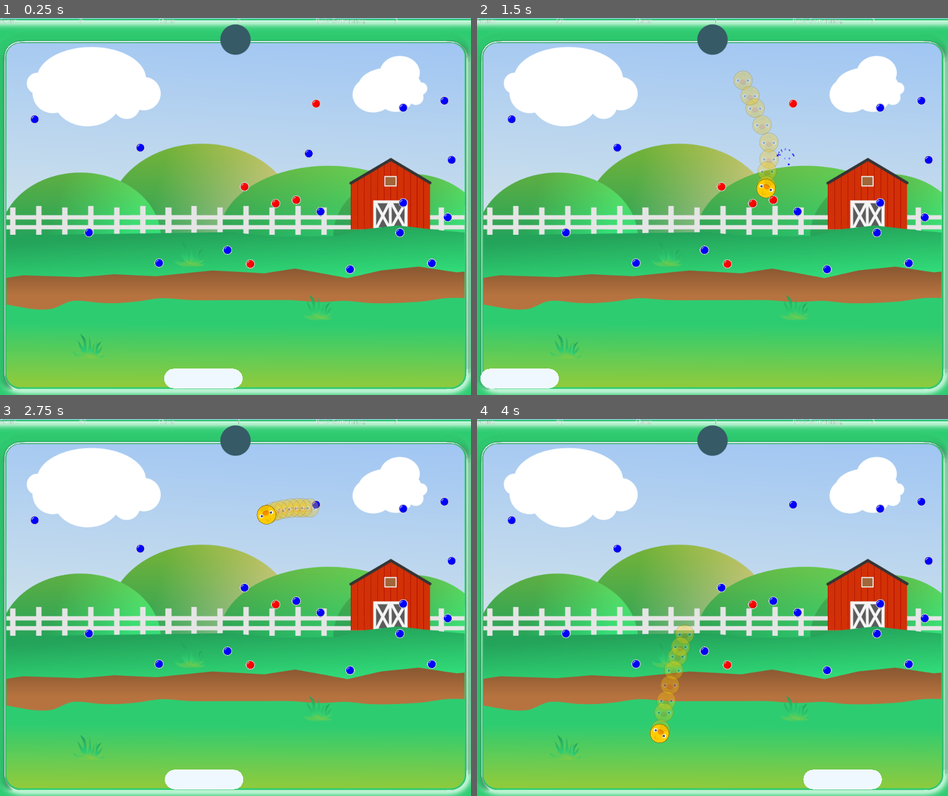
Above: before the commit, frames 1-4 (two rows, left to right).
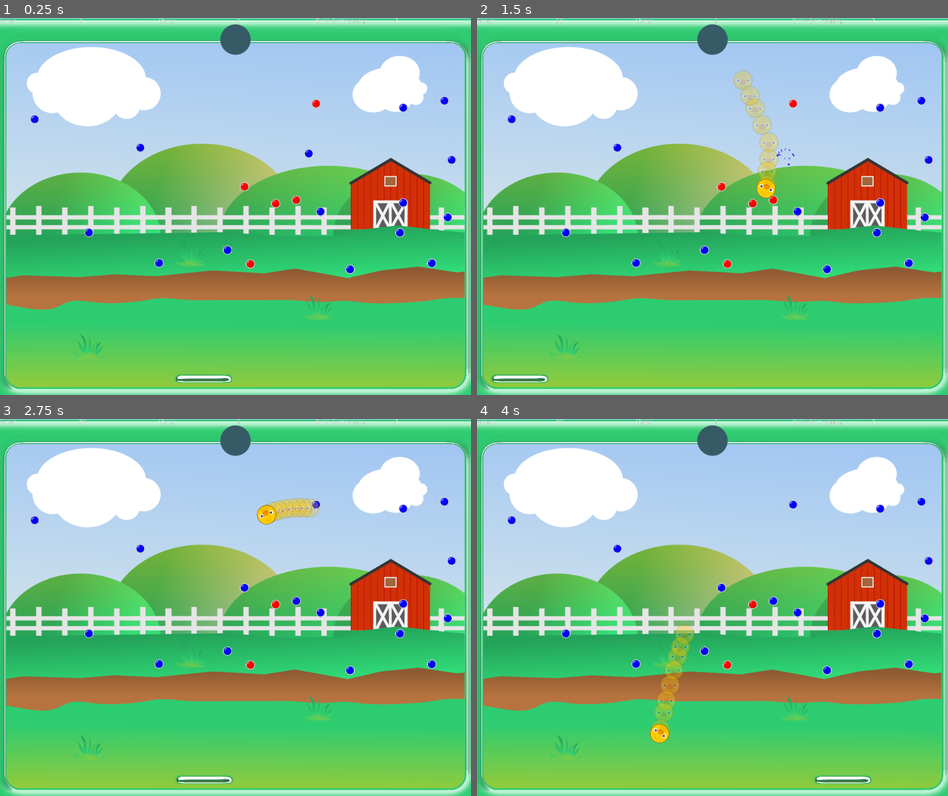
Above: after the commit, the same moments.

Repository: doctor-g/GGJ21
Game: Godot game, scene res://src/Level.tscn
Two runs of this game, one before a commit and one after it. Both use one fixed random seed, a clock stepped at 60 frames per second and the inputs below.
Inputs (mouse positions are in pixels of both pictures, inside the frame that each line leads up to):
- Up to frame 1 (0.25 s): no input
- Up to frame 2 (1.5 s): move the mouse to (816, 187) at 0.52 s; click (816, 187) at 0.67 s; move the mouse to (618, 225) at 1.27 s; click (618, 225) at 1.42 s
- Up to frame 3 (2.75 s): move the mouse to (282, 524) at 2.02 s; click (282, 524) at 2.17 s
- Up to frame 4 (4 s): move the mouse to (688, 682) at 2.77 s; click (688, 682) at 2.92 s; move the mouse to (853, 664) at 3.52 s; click (853, 664) at 3.67 s

The runs differ from the first frame. In frame 1, 0.7% of the frame differs, in the area x 34-52%, y 92-99%; in frame 2, 0.7%; in frame 3, 0.8%; in frame 4, 0.8%, in the area x 69-86%, y 92-99%.

Commit message:
Use the new paddle image

Diff:
--- a/project/src/Target.gd
+++ b/project/src/Target.gd
@@ -6,12 +6,3 @@
 	# See https://godotengine.org/qa/79826/adjusting-the-physical-material-of-kinematicbody
 	# This allows us to change the physics properties of a kinematic body. Cool.
 	Physics2DServer.body_set_param(get_rid(), Physics2DServer.BODY_PARAM_BOUNCE, bounciness)
-
-
-func _draw():
-	var radius = $CollisionShape2D.shape.radius
-	var height = $CollisionShape2D.shape.height
-	var color = Color.aliceblue
-	draw_circle(Vector2(height/2,0), radius, color)
-	draw_circle(-Vector2(height/2,0), radius, color)
-	draw_rect(Rect2(-Vector2(height, radius*2)/2, Vector2(height, radius*2)), color)
--- a/project/src/Target.tscn
+++ b/project/src/Target.tscn
@@ -1,10 +1,11 @@
-[gd_scene load_steps=3 format=2]
+[gd_scene load_steps=4 format=2]
 
 [ext_resource path="res://src/Target.gd" type="Script" id=1]
+[ext_resource path="res://assets/paddle.png" type="Texture" id=2]
 
 [sub_resource type="CapsuleShape2D" id=1]
-radius = 20.7831
-height = 125.0
+radius = 9.08701
+height = 109.43
 
 [node name="Target" type="KinematicBody2D"]
 script = ExtResource( 1 )
@@ -12,3 +13,6 @@
 [node name="CollisionShape2D" type="CollisionShape2D" parent="."]
 rotation = 1.5708
 shape = SubResource( 1 )
+
+[node name="paddle" type="Sprite" parent="."]
+texture = ExtResource( 2 )
